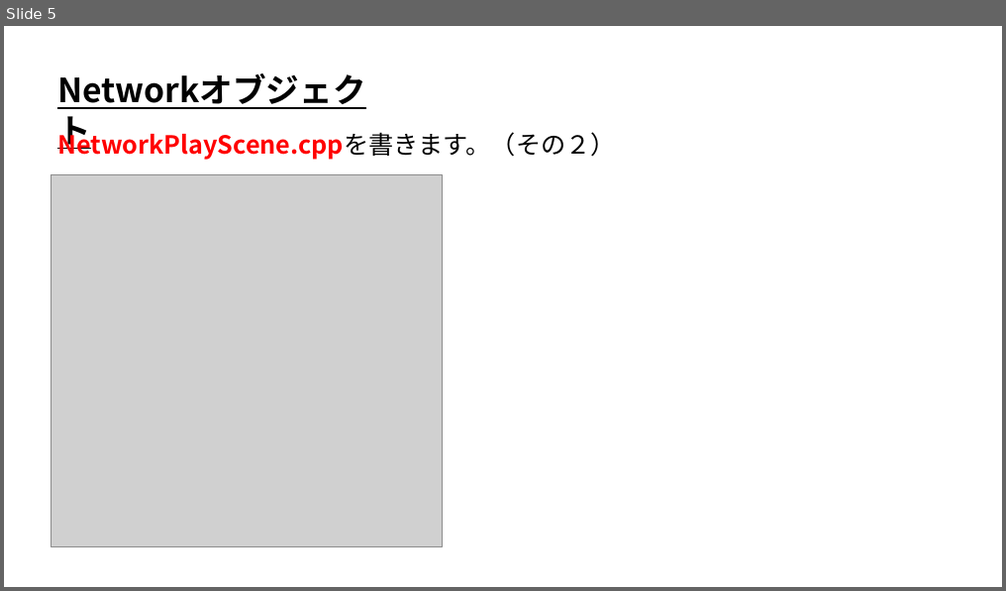
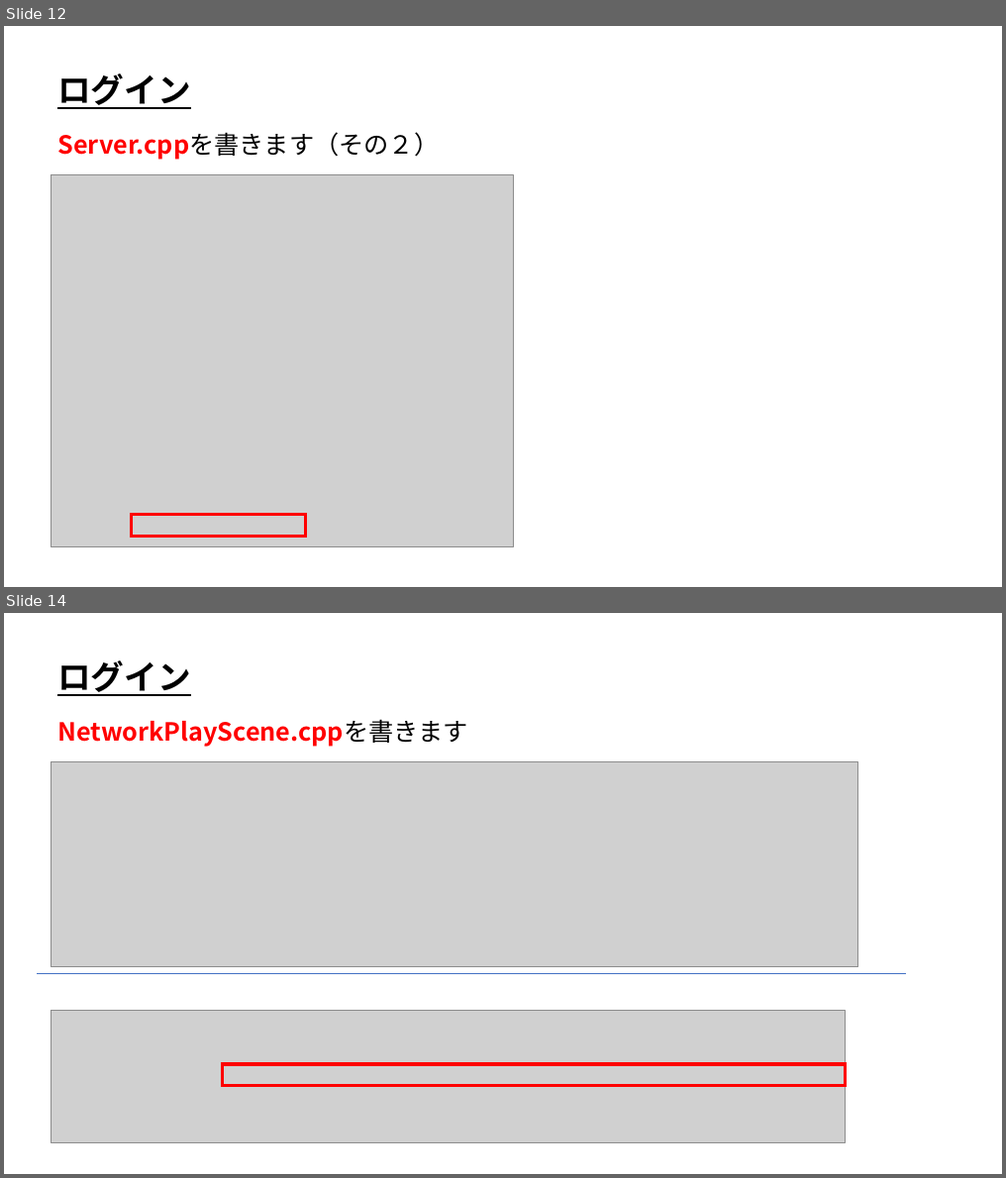
Before and after one commit to ArakiYusuke-Ohara/Textbook, a slide deck: ゲーム科3年/00_前期/オンラインゲームプログラミングⅠ/09_ログイン.pptx. Shown one above the other, each under a label of ours: slide 5 before the commit, slides 12 and 14 after it; the slides between them are not shown. The pictures are 1006x591 and 1006x1178 pixels, drawn with LibreOffice and Linux fonts; fonts in the diff are those of the drawing; grey boxes stand for pictures. Boxes give left, top, right and bottom in pixels: in the first picture for what was removed or moved away, otherwise in the second. Text is boxed around its words. In the diff, an @@ line names an element or a change of style, - is before the commit and + after.

Commit message:
ログイン授業作成

```diff
--- a/ゲーム科3年/00_前期/オンラインゲームプログラミングⅠ/09_ログイン.pptx
+++ b/ゲーム科3年/00_前期/オンラインゲームプログラミングⅠ/09_ログイン.pptx
@@ slide 14 added at (x1=4, y1=613, x2=1002, y2=1174), background #FFFFFF @@
@@ text added at (x1=57, y1=661, x2=190, y2=696), 32 pt, text #000000, bold, underline @@
+ログイン
@@ text added at (x1=57, y1=719, x2=468, y2=747), 24 pt, text #FF0000, bold @@
+NetworkPlayScene.cppを書きます
@@ picture added at (x1=51, y1=761, x2=858, y2=967) @@
@@ line added from (37, 973) to (906, 973), #4472C4 0.5 pt @@
@@ picture added at (x1=51, y1=1011, x2=845, y2=1144) @@
@@ rectangle added at (x1=222, y1=1064, x2=845, y2=1086), outline #FF0000 3 pt @@
@@ what was slide 5 is now slide 12 @@
@@ slide 12 changed as well @@
@@ text removed at (x1=51, y1=67, x2=406, y2=114) @@
-Networkオブジェクト
@@ text added at (x1=57, y1=74, x2=190, y2=109), 32 pt, text #000000, bold, underline @@
+ログイン
@@ text at (x1=57, y1=132, x2=439, y2=160): text changed @@
-NetworkPlayScene.cppを書きます。（その２）
+Server.cppを書きます（その２）
@@ picture resized from (x1=51, y1=174, x2=443, y2=547) to (x1=51, y1=174, x2=513, y2=547) @@
@@ rectangle added at (x1=132, y1=515, x2=305, y2=537), outline #FF0000 3 pt @@
```
Also in this commit, not shown: 2 other slides changed, 11 other slides added, 11 slides removed, 51 other files.
